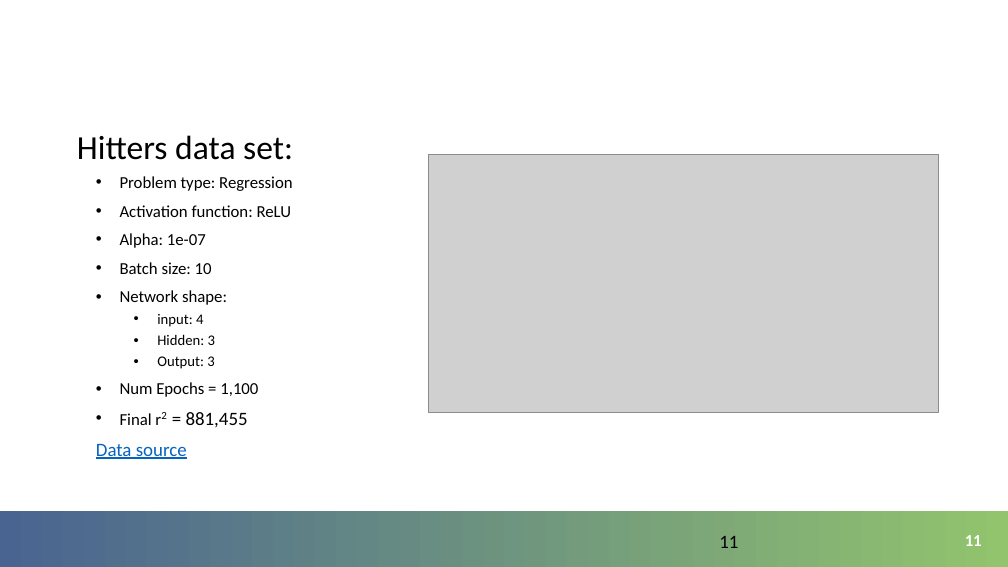
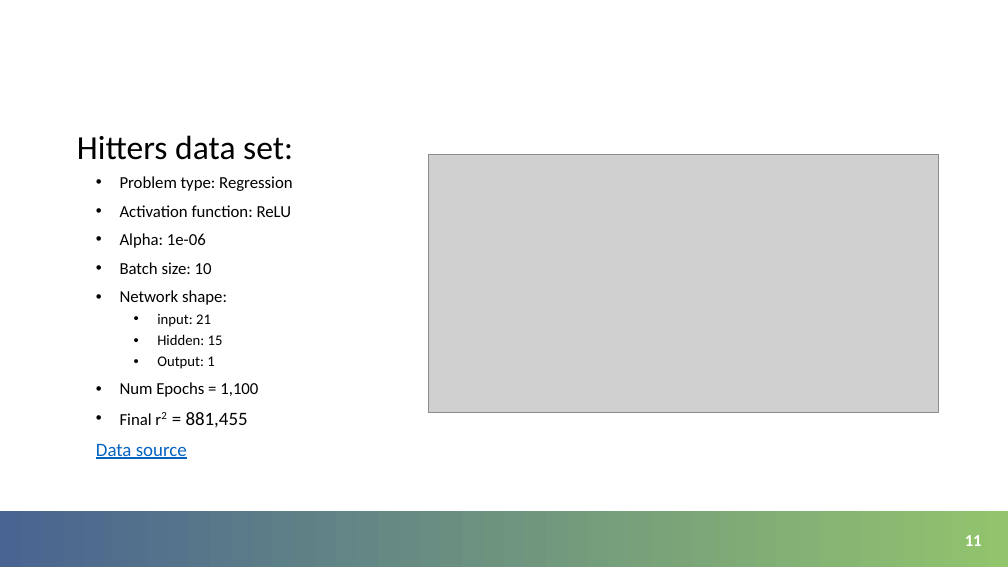
Before and after one commit to jacoblgoodman/Neural_net, a slide deck: slide 11 of presentation/Capstone_presentation_JacobGoodman.pptx. Drawn at 1008x567 pixels with LibreOffice and Linux fonts; fonts in the diff are those of the drawing; grey boxes stand for pictures; background and template pictures are left out. Boxes give left, top, right and bottom in pixels: in the first picture for what was removed or moved away, otherwise in the second. Text is boxed around its words. In the diff, an @@ line names an element or a change of style, - is before the commit and + after.

```diff
--- a/presentation/Capstone_presentation_JacobGoodman.pptx
+++ b/presentation/Capstone_presentation_JacobGoodman.pptx
@@ text at box(120, 233, 206, 248): text changed @@
-• Alpha: 1e-07
+• Alpha: 1e-06
@@ text at box(157, 314, 223, 369): text changed @@
-  • input: 4
-  • Hidden: 3
-  • Output: 3
+  • input: 21
+  • Hidden: 15
+  • Output: 1
@@ page number removed at box(719, 536, 738, 548) @@
-11
```
Also in this commit, not shown: 7 other slides changed, 2 other files.
